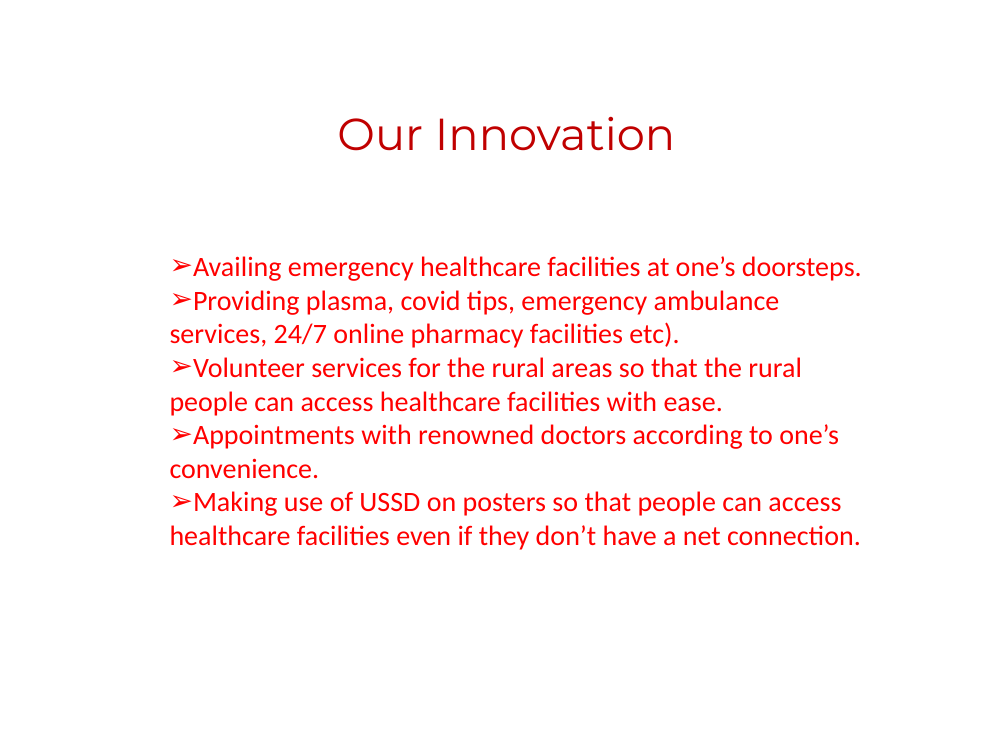
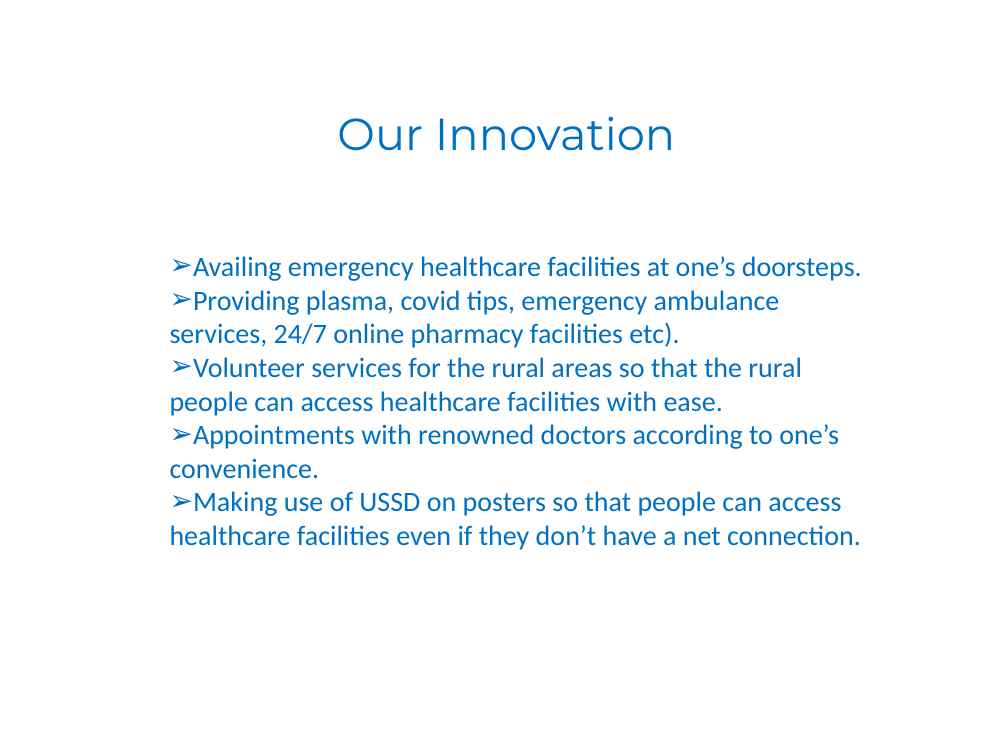
Before and after one commit to zhalok/HackNSU3_APLOMB, a slide deck: slide 3 of Healthcare Comrade.pptx. Drawn at 1008x756 pixels with LibreOffice and Linux fonts; fonts in the diff are those of the drawing; background and template pictures are left out. Boxes give left, top, right and bottom in pixels: in the first picture for what was removed or moved away, otherwise in the second. Text is boxed around its words. In the diff, an @@ line names an element or a change of style, - is before the commit and + after.

```diff
--- a/Healthcare Comrade.pptx
+++ b/Healthcare Comrade.pptx
@@ text "Our Innovation" at (x1=337, y1=116, x2=675, y2=151): text colour #C00000 to #0070C0 @@
@@ text "Availing emergency healthcare facilities at ..." at (x1=170, y1=256, x2=862, y2=550): text colour #FF0000 to #0070C0 @@
```
Also in this commit, not shown: 6 other slides changed, 1 other file.
